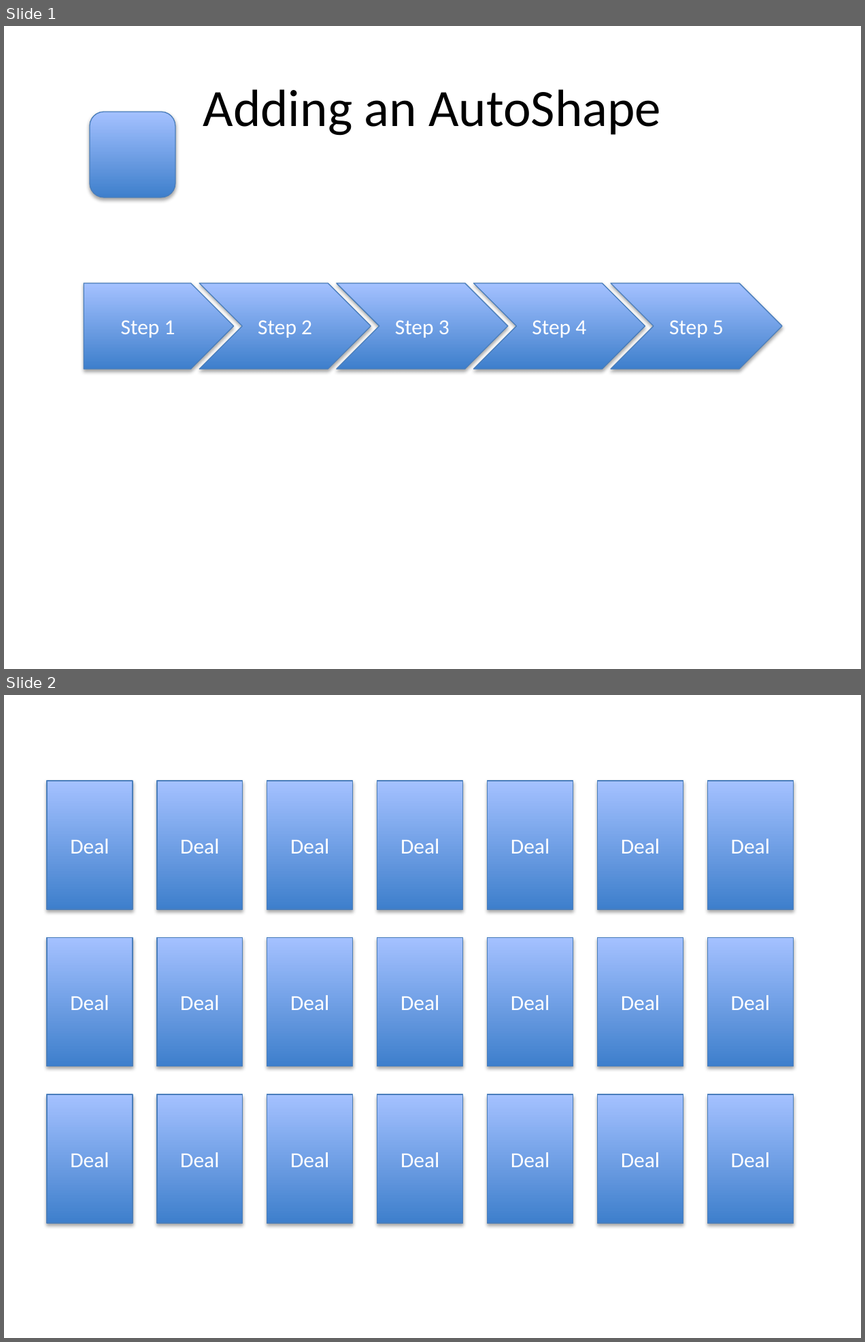
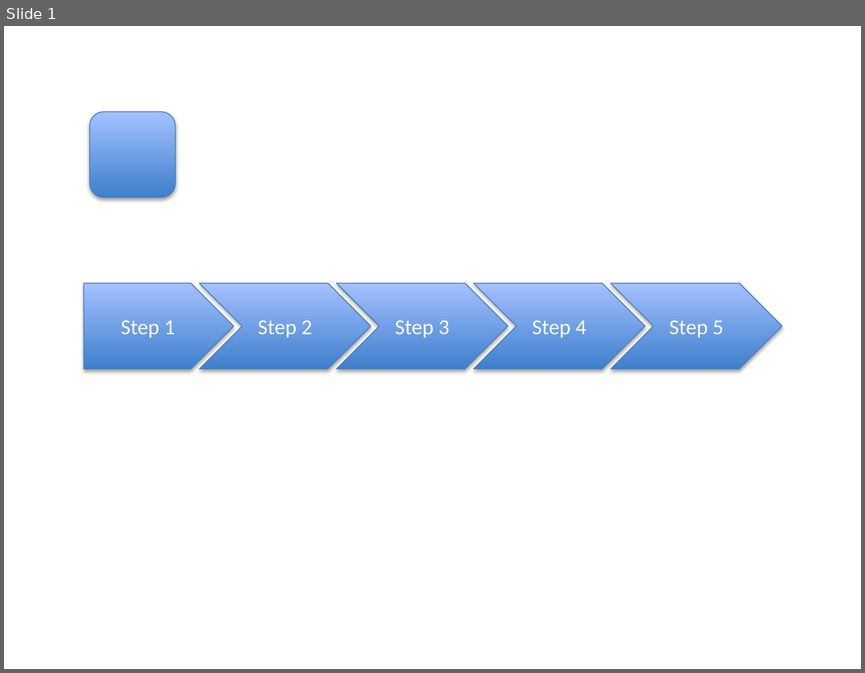
Before and after one commit to cbhuston/IBPowerPointPrototype, a slide deck: test.pptx. Shown one above the other, each under a label of ours: slides 1 and 2 before the commit, slide 1 after it. The pictures are 865x1342 and 865x673 pixels, drawn with LibreOffice and Linux fonts; fonts in the diff are those of the drawing. Boxes give left, top, right and bottom in pixels: in the first picture for what was removed or moved away, otherwise in the second. Text is boxed around its words. In the diff, an @@ line names an element or a change of style, - is before the commit and + after.

```diff
--- a/test.pptx
+++ b/test.pptx
@@ slide 2 removed at box(4, 695, 861, 1338), background #FFFFFF @@
@@ rectangle removed at box(47, 781, 133, 909) @@
-Deal
@@ rectangle removed at box(156, 781, 242, 909) @@
-Deal
@@ rectangle removed at box(267, 781, 353, 909) @@
-Deal
@@ rectangle removed at box(377, 781, 462, 909) @@
-Deal
@@ rectangle removed at box(487, 781, 573, 909) @@
-Deal
@@ rectangle removed at box(597, 781, 683, 909) @@
-Deal
@@ rectangle removed at box(707, 781, 793, 909) @@
-Deal
@@ rectangle removed at box(47, 938, 133, 1066) @@
-Deal
@@ rectangle removed at box(156, 938, 242, 1066) @@
-Deal
@@ rectangle removed at box(267, 938, 353, 1066) @@
-Deal
@@ rectangle removed at box(377, 938, 462, 1066) @@
-Deal
@@ rectangle removed at box(487, 938, 573, 1066) @@
-Deal
@@ rectangle removed at box(597, 938, 683, 1066) @@
-Deal
@@ rectangle removed at box(707, 938, 793, 1066) @@
-Deal
@@ rectangle removed at box(47, 1094, 133, 1223) @@
-Deal
@@ rectangle removed at box(156, 1094, 242, 1223) @@
-Deal
@@ rectangle removed at box(267, 1094, 353, 1223) @@
-Deal
@@ rectangle removed at box(377, 1094, 462, 1223) @@
-Deal
@@ rectangle removed at box(487, 1094, 573, 1223) @@
-Deal
@@ rectangle removed at box(597, 1094, 683, 1223) @@
-Deal
@@ rectangle removed at box(707, 1094, 793, 1223) @@
-Deal
@@ slide 1 changed as well @@
@@ title removed at box(203, 89, 661, 135) @@
-Adding an AutoShape
```
Also in this commit, not shown: 2 slides added, 4 other files.
